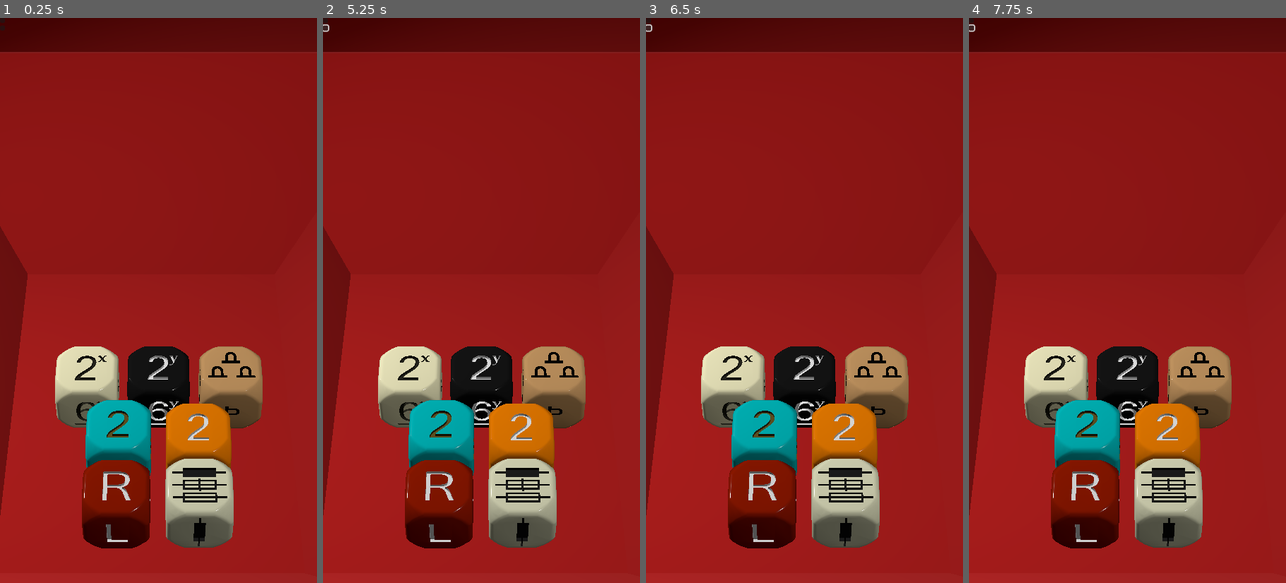
Above: before the commit, frames 1-4 (left to right).
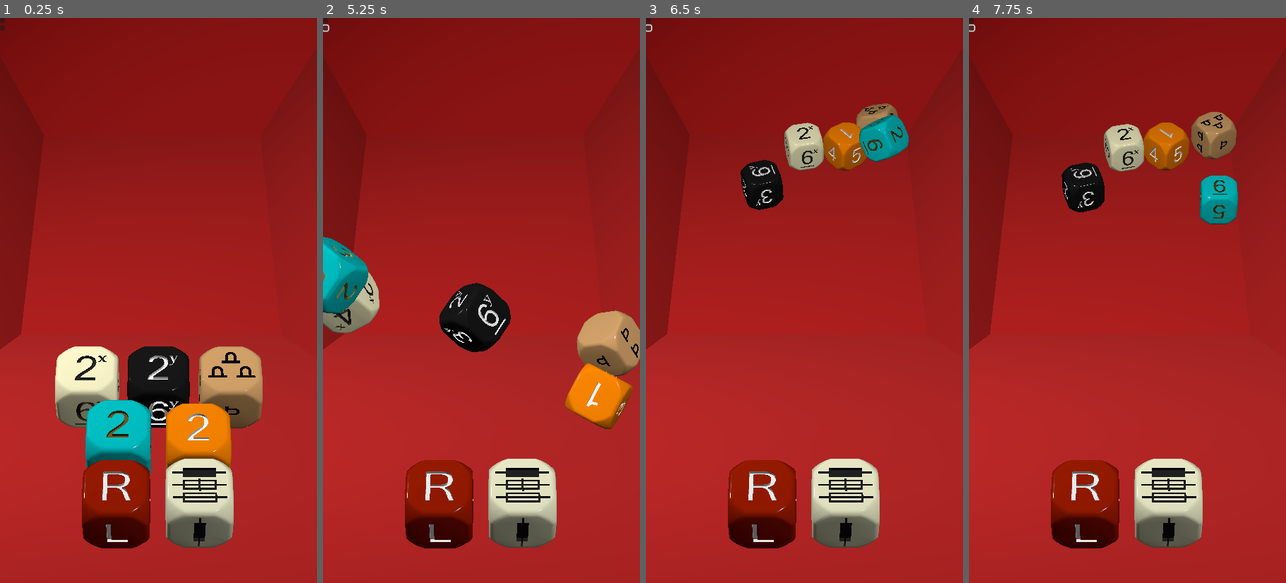
Above: after the commit, the same moments.

Repository: Teufelauto/2D6D-Dice
Game: Godot game, scene res://world.tscn
The game is run twice, just before and just after one commit, with the same random seed, the same clock (stepped at 60 frames per second) and the same inputs.
Inputs (mouse positions are in pixels of both pictures, inside the frame that each line leads up to):
- Up to frame 1 (0.25 s): no input
- Up to frame 2 (5.25 s): click (326, 18) at 0.5 s; click (326, 29) at 1.25 s; click (326, 18) at 2 s; click (326, 29) at 2.75 s; click (326, 18) at 3.5 s; click (326, 29) at 4.25 s; tap Enter (ui_accept) at 5 s; hold Enter (ui_accept) from 5.03 s (still down)
- Up to frame 3 (6.5 s): release Enter (ui_accept) at 5.78 s; tap Enter (ui_accept) at 5.85, 6.02, 6.32 s
- Up to frame 4 (7.75 s): hold Enter (ui_accept) 6.53-7.28 s; tap Enter (ui_accept) at 7.35, 7.52 s

The runs differ from the first frame. In frame 1, 17% of the frame differs, in the area x 0-100%, y 0-93%; in frame 2, 30%; in frame 3, 27%; in frame 4, 28%.

Commit message:
Room Dice are all in main
Throwing is good, but dice sometimes clip through

Diff:
--- a/Dice Models/Die Roll Reference.gd
+++ b/Dice Models/Die Roll Reference.gd
@@ -6,7 +6,7 @@
 
 
 var start_pos
-var roll_strength = 40    # 30
+var roll_strength = 60    # 30
 var spin_strength = .9   # 0.5
 var is_rolling = false
 
@@ -19,15 +19,14 @@
 func _ready():
 	start_pos = global_position
 
-#func _input(event):
-#	if event.is_action_pressed("ui_accept") && !is_rolling:
-#		_roll()
-
-func _on_xy_room_dice_roll_xy_dice():
-	if !is_rolling:
-
-		$CollisionShape3D.disabled = false
+func _input(event):
+	if event.is_action_pressed("ui_accept") && !is_rolling:
 		_roll()
+#
+##func _on_xy_room_dice_roll_xy_dice():
+	##if !is_rolling:
+		##$CollisionShape3D.disabled = false
+		##_roll()
 
 
 
@@ -39,6 +38,7 @@
 	transform.origin = start_pos
 	linear_velocity = Vector3.ZERO
 	angular_velocity = Vector3.ZERO
+	$CollisionShape3D.disabled = false
 
 	# Clear Roll Results
 	roll_started.emit()
@@ -50,7 +50,7 @@
 	transform.basis = Basis(Vector3.FORWARD, randf_range(0, 2* PI)) * transform.basis
 
 	# Random Throw Impulse  --- Change vector for direction
-	var throw_vector = Vector3(randf_range(-1, 1), 0, randf_range(-1, -.1)).normalized()
+	var throw_vector = Vector3(randf_range(-.1, .1), 0, randf_range(-1, -.8)).normalized()
 	angular_velocity = throw_vector * roll_strength * spin_strength
 	apply_central_impulse(throw_vector * roll_strength)
 	is_rolling = true
--- a/Dice Models/Primary Num Add/D Primary Add Num.tscn
+++ b/Dice Models/Primary Num Add/D Primary Add Num.tscn
@@ -7,8 +7,8 @@
 [ext_resource type="PackedScene" uid="uid://cn2gw4ss76tcu" path="res://Dice Models/Six Sided RayCast.tscn" id="4_248m1"]
 
 [node name="DPrimaryAddNum" type="RigidBody3D"]
-collision_layer = 2
-collision_mask = 3
+collision_layer = 4
+collision_mask = 31
 mass = 4.0
 physics_material_override = ExtResource("1_l1xpq")
 gravity_scale = 8.0
@@ -18,7 +18,6 @@
 [node name="Die Numbered Primary Cyan" parent="." instance=ExtResource("2_jkegy")]
 
 [node name="CollisionShape3D" type="CollisionShape3D" parent="."]
-visible = false
 shape = ExtResource("3_gw0v0")
 disabled = true
 
--- a/Dice Models/Secondary Num Add/D Secondary Add Num.tscn
+++ b/Dice Models/Secondary Num Add/D Secondary Add Num.tscn
@@ -7,16 +7,17 @@
 [ext_resource type="PackedScene" uid="uid://bvrmvpq4ij1s0" path="res://Dice Models/Secondary Num Add/Die Numbered Secondary Orange.glb" id="4_so6o7"]
 
 [node name="DSecondaryAddNum" type="RigidBody3D"]
-collision_layer = 2
-collision_mask = 3
+collision_layer = 4
+collision_mask = 31
 mass = 4.0
 physics_material_override = ExtResource("1_i2o7s")
 gravity_scale = 8.0
 freeze = true
 script = ExtResource("1_4opgp")
 
+[node name="Die Numbered Secondary Orange" parent="." instance=ExtResource("4_so6o7")]
+
 [node name="CollisionShape3D" type="CollisionShape3D" parent="."]
-visible = false
 shape = ExtResource("3_8j2co")
 disabled = true
 
@@ -58,6 +59,4 @@
 hit_from_inside = true
 opposite_side = 1
 
-[node name="Die Numbered Secondary Orange" parent="." instance=ExtResource("4_so6o7")]
-
 [connection signal="sleeping_state_changed" from="." to="." method="_on_sleeping_state_changed"]
--- a/project.godot
+++ b/project.godot
@@ -11,6 +11,7 @@
 [application]
 
 config/name="2D6 Dice"
+config/tags=PackedStringArray("3d", "dice", "rpg")
 run/main_scene="res://world.tscn"
 config/features=PackedStringArray("4.2", "Mobile")
 run/max_fps=60
--- a/world.tscn
+++ b/world.tscn
@@ -1,9 +1,10 @@
-[gd_scene load_steps=16 format=3 uid="uid://dx5jaq5nccohx"]
+[gd_scene load_steps=17 format=3 uid="uid://dx5jaq5nccohx"]
 
 [ext_resource type="Script" path="res://world.gd" id="1_8c8ky"]
 [ext_resource type="PackedScene" uid="uid://dwlkevdio50dl" path="res://Dice Models/Door Pics/die_door_pics.tscn" id="2_doy3w"]
 [ext_resource type="PackedScene" uid="uid://mnm1600ha20s" path="res://Dice Models/Door Locked/die_locked.tscn" id="4_wvsjv"]
 [ext_resource type="PackedScene" uid="uid://b5m3t0qb8cysk" path="res://Dice Models/Left Right Center Die/die_lcr.tscn" id="4_yene3"]
+[ext_resource type="Script" path="res://Dice Models/Die Roll Reference.gd" id="5_be0xo"]
 [ext_resource type="PackedScene" uid="uid://c1sbbpswt68eq" path="res://Dice Models/X Dim Die/D X Dim.tscn" id="5_rrt17"]
 [ext_resource type="PackedScene" uid="uid://ua53ly3yv0sv" path="res://Dice Models/Y Dim Die/D Y Dim.tscn" id="6_pkkkg"]
 [ext_resource type="PackedScene" uid="uid://xh1dxg5lm7mp" path="res://Dice Models/Primary Num Add/D Primary Add Num.tscn" id="7_b7ax5"]
@@ -84,7 +85,7 @@
 light_energy = 11.44
 light_indirect_energy = 5.0
 spot_range = 55.6525
-spot_attenuation = 0.840896
+spot_attenuation = 0.683019
 spot_angle = 34.0316
 
 [node name="SpotLight3D2" type="SpotLight3D" parent="Cam n Lights"]
@@ -100,7 +101,7 @@
 [node name="TrayModel" type="Node3D" parent="DiceTray"]
 
 [node name="TableBackstop" type="MeshInstance3D" parent="DiceTray/TrayModel"]
-transform = Transform3D(20, 0, 0, 0, 8.48316, 0.52949, 0, -5.2949, 0.848316, 0, 0.384173, -5.73175)
+transform = Transform3D(20, 0, 0, 0, 8.48316, 0.52949, 0, -5.2949, 0.848316, 0, 0.384173, -11.6613)
 mesh = SubResource("BoxMesh_dtie3")
 skeleton = NodePath("../../..")
 surface_material_override/0 = SubResource("StandardMaterial3D_u08sl")
@@ -113,7 +114,7 @@
 shape = SubResource("BoxShape3D_a2wnj")
 
 [node name="TableRight" type="MeshInstance3D" parent="DiceTray/TrayModel"]
-transform = Transform3D(0.804044, 5.9457, 0, -0.59457, 8.04044, 0, 0, 0, 20, 4.05623, 0.447713, -0.76)
+transform = Transform3D(0.804044, 5.9457, 0, -0.59457, 8.04044, 0, 0, 0, 20, 4.05623, 0.447713, -3.80624)
 mesh = SubResource("BoxMesh_dtie3")
 skeleton = NodePath("../../..")
 surface_material_override/0 = SubResource("StandardMaterial3D_u08sl")
@@ -126,7 +127,7 @@
 shape = SubResource("BoxShape3D_a2wnj")
 
 [node name="TableLeft" type="MeshInstance3D" parent="DiceTray/TrayModel"]
-transform = Transform3D(0.848011, -5.29978, 0, 0.529978, 8.48011, 0, 0, 0, 20, -4.43083, 0.559001, 0)
+transform = Transform3D(0.848011, -5.29978, 0, 0.529978, 8.48011, 0, 0, 0, 20, -4.43083, 0.559001, -3.45424)
 mesh = SubResource("BoxMesh_dtie3")
 skeleton = NodePath("../../..")
 surface_material_override/0 = SubResource("StandardMaterial3D_u08sl")
@@ -139,7 +140,7 @@
 shape = SubResource("BoxShape3D_a2wnj")
 
 [node name="TableFront" type="MeshInstance3D" parent="DiceTray/TrayModel"]
-transform = Transform3D(25, 0, 0, 0, 7.74094, -0.63307, 0, 6.3307, 0.774094, 0, 3.31349, 7.30286)
+transform = Transform3D(25, 0, 0, 0, 7.5, -0.866025, 0, 12.9904, 0.5, 0, 2.99028, 3.39619)
 mesh = SubResource("BoxMesh_dtie3")
 skeleton = NodePath("../../..")
 surface_material_override/0 = SubResource("StandardMaterial3D_u08sl")
@@ -164,17 +165,38 @@
 visible = false
 shape = SubResource("BoxShape3D_a2wnj")
 
-[node name="Die Door Pics" parent="DiceTray" instance=ExtResource("2_doy3w")]
+[node name="RoomDimensionDice" type="Node3D" parent="DiceTray"]
+
+[node name="DXDim" parent="DiceTray/RoomDimensionDice" instance=ExtResource("5_rrt17")]
+transform = Transform3D(1, 0, 0, 0, 1, 0, 0, 0, 1, -1.16644, 6.7, 4.23277)
+collision_mask = 31
+
+[node name="DYDim" parent="DiceTray/RoomDimensionDice" instance=ExtResource("6_pkkkg")]
+transform = Transform3D(1, 0, 0, 0, 1, 0, 0, 0, 1, 0, 6.7, 4.226)
+collision_mask = 31
+
+[node name="Die Door Pics" parent="DiceTray/RoomDimensionDice" instance=ExtResource("2_doy3w")]
 transform = Transform3D(-1, -8.74228e-08, 0, 8.74228e-08, -1, 0, 0, 0, 1, 1.17857, 6.7, 4.23638)
+collision_layer = 2
+collision_mask = 31
+script = ExtResource("5_be0xo")
+
+[node name="DPrimaryAddNum" parent="DiceTray" instance=ExtResource("7_b7ax5")]
+transform = Transform3D(1, 0, 0, 0, 1, 0, 0, 0, 1, -0.622042, 6.7, 5.34974)
+
+[node name="DSecondaryAddNum" parent="DiceTray" instance=ExtResource("8_ox0l8")]
+transform = Transform3D(1, 0, 0, 0, 1, 0, 0, 0, 1, 0.61813, 6.7, 5.40759)
 
 [node name="Die LCR" parent="DiceTray" instance=ExtResource("4_yene3")]
 transform = Transform3D(1, 0, 0, 0, 1, 0, 0, 0, 1, -0.629964, 6.7, 6.47695)
 collision_layer = 8
-collision_mask = 15
+collision_mask = 31
 freeze = true
 
 [node name="Die Locked" parent="DiceTray" instance=ExtResource("4_wvsjv")]
 transform = Transform3D(1.91069e-15, -4.37114e-08, -1, -1, -4.37114e-08, 0, -4.37114e-08, 1, -4.37114e-08, 0.608504, 6.7, 6.45848)
+collision_layer = 16
+collision_mask = 31
 
 [node name="RoomButtonContainer" type="GridContainer" parent="DiceTray"]
 visibility_layer = 4
@@ -189,14 +211,4 @@
 visibility_layer = 16
 layout_mode = 2
 
-[node name="DXDim" parent="." instance=ExtResource("5_rrt17")]
-transform = Transform3D(1, 0, 0, 0, 1, 0, 0, 0, 1, -1.16644, 6.7, 4.23277)
-
-[node name="DYDim" parent="." instance=ExtResource("6_pkkkg")]
-transform = Transform3D(1, 0, 0, 0, 1, 0, 0, 0, 1, 0, 6.7, 4.226)
-
-[node name="DPrimaryAddNum" parent="." instance=ExtResource("7_b7ax5")]
-transform = Transform3D(1, 0, 0, 0, 1, 0, 0, 0, 1, -0.622042, 6.7, 5.34974)
-
-[node name="DSecondaryAddNum" parent="." instance=ExtResource("8_ox0l8")]
-transform = Transform3D(1, 0, 0, 0, 1, 0, 0, 0, 1, 0.61813, 6.7, 5.40759)
+[connection signal="sleeping_state_changed" from="DiceTray/RoomDimensionDice/Die Door Pics" to="DiceTray/RoomDimensionDice/Die Door Pics" method="_on_sleeping_state_changed"]
Not shown, changed: .gitignore
